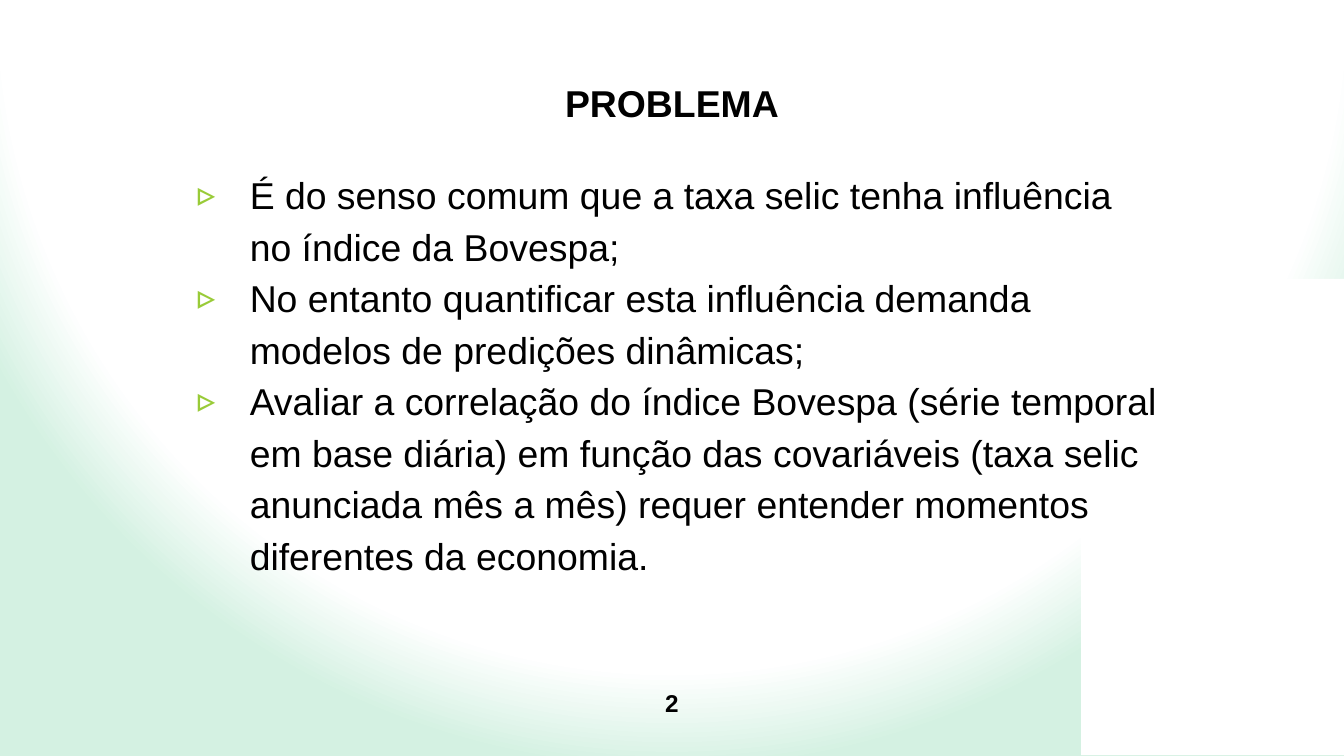
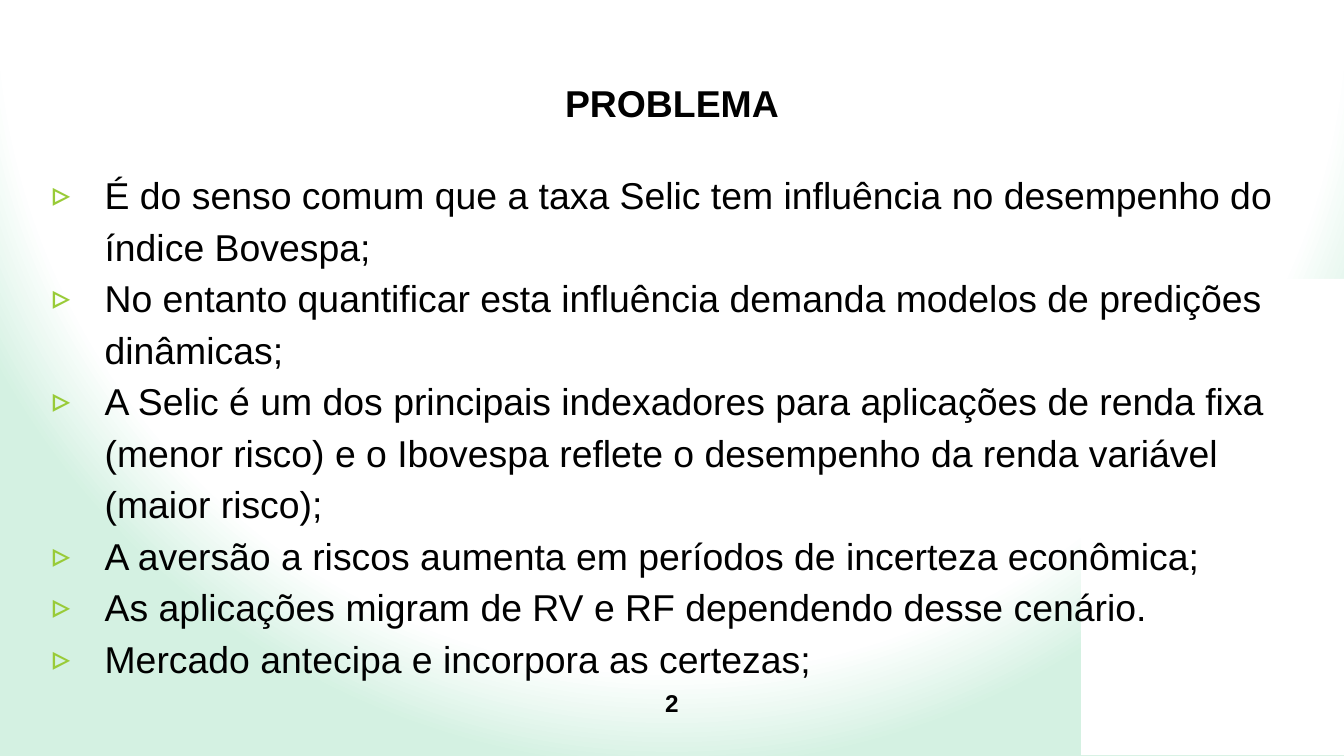
Before and after one commit to asantos2000/caderno-bd, a slide deck: slide 2 of pics/11 - BigDataAnalytics - ANDERSON.pptx. Drawn at 1344x756 pixels with LibreOffice and Linux fonts; fonts in the diff are those of the drawing; background and template pictures are left out. Boxes give left, top, right and bottom in pixels: in the first picture for what was removed or moved away, otherwise in the second. Text is boxed around its words. In the diff, an @@ line names an element or a change of style, - is before the commit and + after.

```diff
--- a/pics/11 - BigDataAnalytics - ANDERSON.pptx
+++ b/pics/11 - BigDataAnalytics - ANDERSON.pptx
@@ text "É do senso comum que ...": place and size @@
-text "É do senso comum que ..." at <box>250,180,1156,571</box>
+text "É do senso comum que ..." at <box>105,180,1272,680</box>
@@ text at <box>105,180,1272,268</box>: text changed @@
-▹ É do senso comum que a taxa selic tenha influência no índice da Bovespa;
+▹ É do senso comum que a taxa Selic tem influência no desempenho do índice Bovespa;
@@ text at <box>105,387,1263,680</box>: text changed @@
-▹ Avaliar a correlação do índice Bovespa (série temporal em base diária) em função das covariáveis (taxa selic anunciada mês a mês) requer entender momentos diferentes da economia.
+▹ A Selic é um dos principais indexadores para aplicações de renda fixa (menor risco) e o Ibovespa reflete o desempenho da renda variável (maior risco);
+▹ A aversão a riscos aumenta em períodos de incerteza econômica;
+▹ As aplicações migram de RV e RF dependendo desse cenário.
+▹ Mercado antecipa e incorpora as certezas;
```
Also in this commit, not shown: 11 other slides changed, 1 other file.
